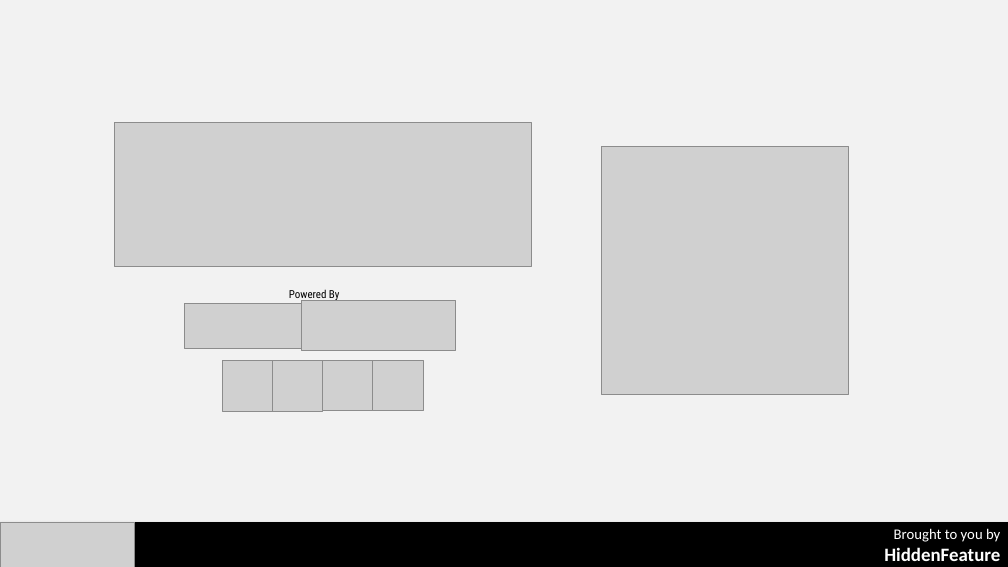
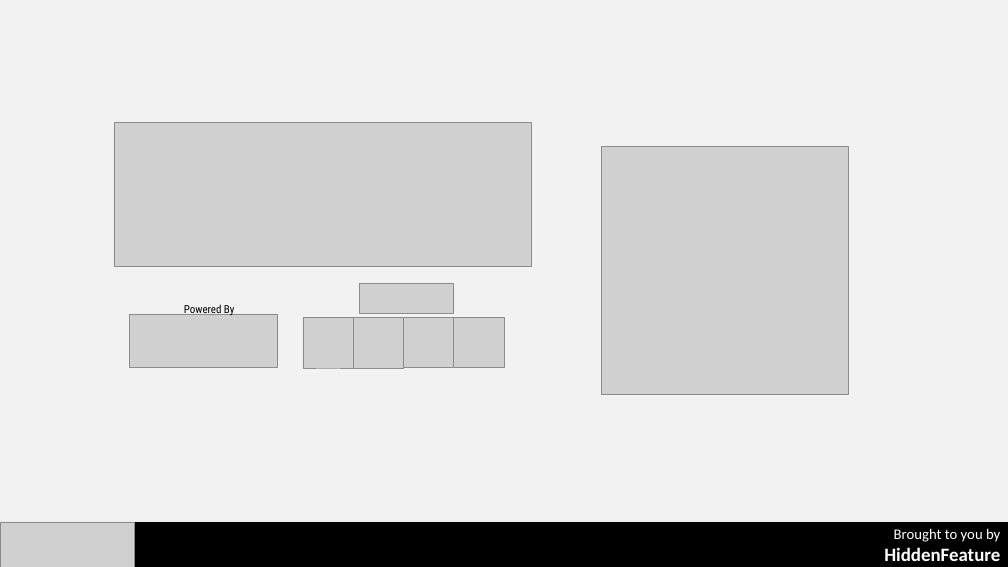
Before and after one commit to jingjie00/gover-cover, a slide deck: slide 4 of pitch/PitchSlide.pptx. Drawn at 1008x567 pixels with LibreOffice and Linux fonts; fonts in the diff are those of the drawing; grey boxes stand for pictures. Boxes give left, top, right and bottom in pixels: in the first picture for what was removed or moved away, otherwise in the second. Text is boxed around its words. In the diff, an @@ line names an element or a change of style, - is before the commit and + after.

```diff
--- a/pitch/PitchSlide.pptx
+++ b/pitch/PitchSlide.pptx
@@ text "Powered By": place and size @@
-text "Powered By" at [289,289,340,302]
+text "Powered By" at [184,305,235,316]
@@ picture: place and size @@
-picture at [302,300,456,350]
+picture at [360,284,454,314]
@@ picture: place and size @@
-picture at [185,304,309,349]
+picture at [129,314,278,368]
@@ 4 pictures: place and size @@
-4 pictures at [222,361,423,411]
+4 pictures at [303,318,504,368]
```
Also in this commit, not shown: 3 other slides changed, 8 other files.
